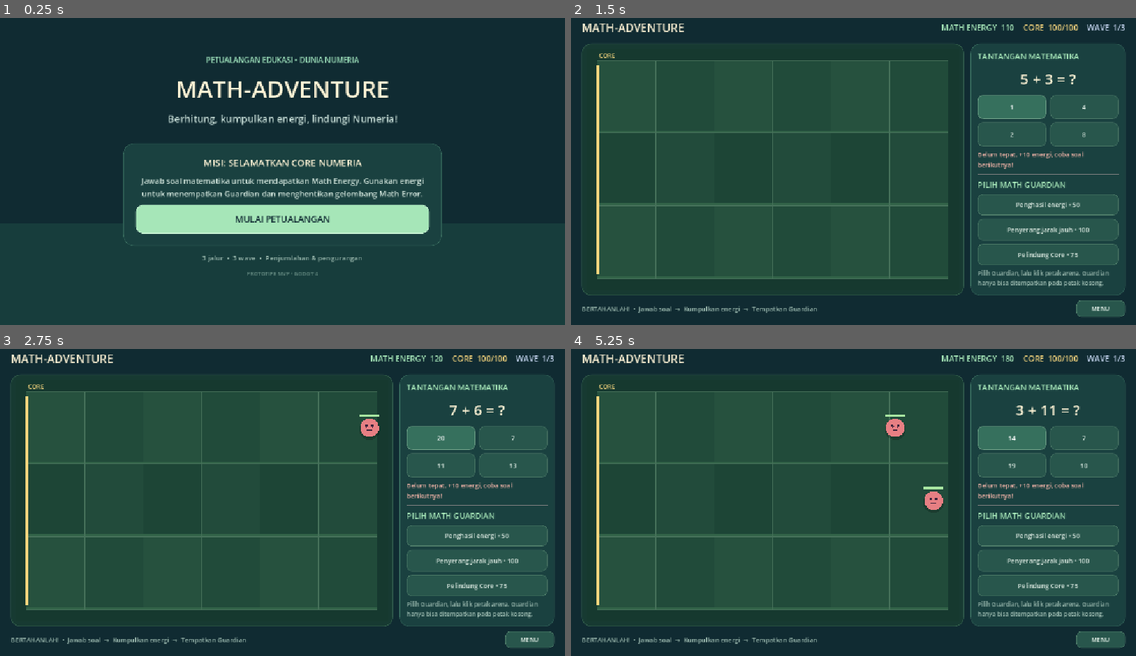
Above: before the commit, frames 1-4 (two rows, left to right).
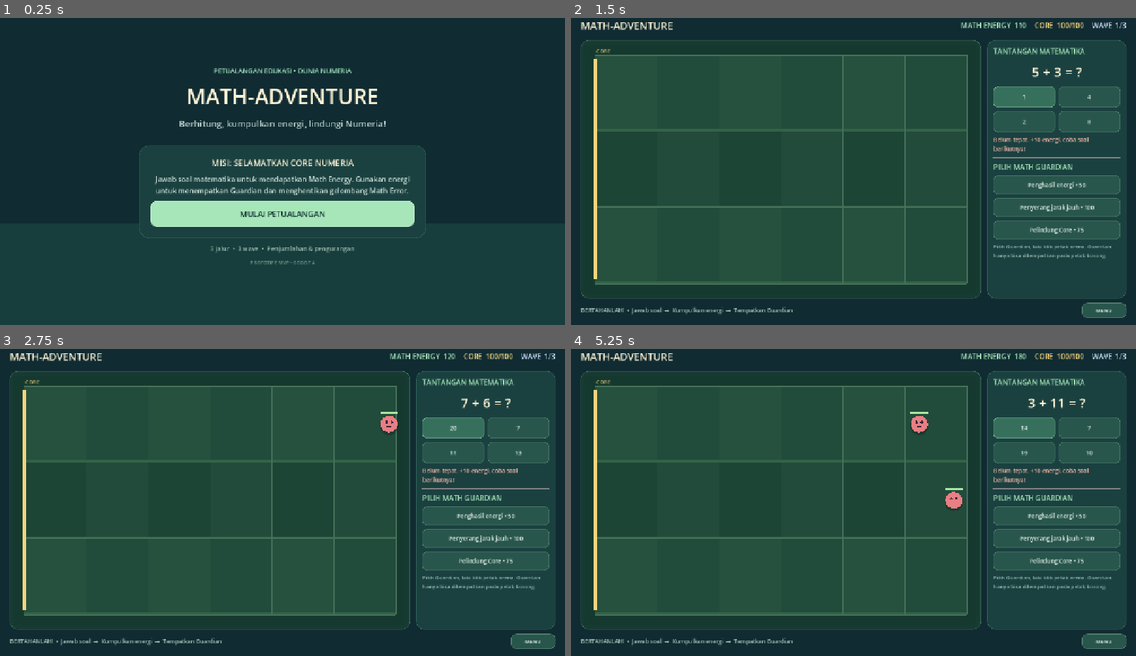
Above: after the commit, the same moments.

Repository: mukhlishulkhaniif/Pengantar-Game
Game: Godot game, scene res://scenes/main_menu.tscn
The game is run twice, just before and just after one commit, with the same random seed, the same clock (stepped at 60 frames per second) and the same inputs.
Inputs:
- Up to frame 1 (0.25 s): no input
- Up to frame 2 (1.5 s): click "MULAI PETUALANGAN" at 0.5 s; click "10" at 1.25 s
- Up to frame 3 (2.75 s): click "1" at 2 s
- Up to frame 4 (5.25 s): click "20" at 2.75 s; click "16" at 3.5 s; click "32" at 4.25 s; click "14" at 5 s

The runs differ from the first frame. In frame 1, 9.0% of the frame differs, in the area x 21-79%, y 12-84%; in frame 2, 12%; in frame 3, 12%; in frame 4, 12%, in the area x 1-99%, y 1-98%.

Commit message:
Improve Math-Adventure display and gameplay

Diff:
--- a/math-adventure/project.godot
+++ b/math-adventure/project.godot
@@ -1,11 +1,5 @@
 ; Engine configuration file.
-; It's best edited using the editor UI and not directly,
-; since the parameters that go here are not all obvious.
-;
-; Format:
-;   [section] ; section goes between []
-;   param=value ; assign values to parameters
-
+; Math-Adventure - display and startup fix for Godot 4.7.2
 config_version=5
 
 [application]
@@ -13,19 +7,23 @@
 config/name="Math-Adventure"
 run/main_scene="res://scenes/main_menu.tscn"
 config/features=PackedStringArray("4.7", "GL Compatibility")
-config/icon="res://icon.svg"
+config/description="Game edukasi matematika tower defense untuk dunia Numeria."
 
 [display]
 
+window/size/viewport_width=1280
+window/size/viewport_height=720
+window/size/window_width_override=1280
+window/size/window_height_override=720
+window/size/mode=2
+window/size/resizable=true
 window/stretch/mode="canvas_items"
 window/stretch/aspect="expand"
-
-[physics]
-
-3d/physics_engine="Jolt Physics"
+window/handheld/orientation=0
 
 [rendering]
 
-rendering_device/driver.windows="d3d12"
 renderer/rendering_method="gl_compatibility"
 renderer/rendering_method.mobile="gl_compatibility"
+textures/default_filters/use_nearest_mipmap_filter=false
+environment/defaults/default_clear_color=Color(0.0470588, 0.105882, 0.129412, 1)
Not shown, added: math-adventure/README.txt
